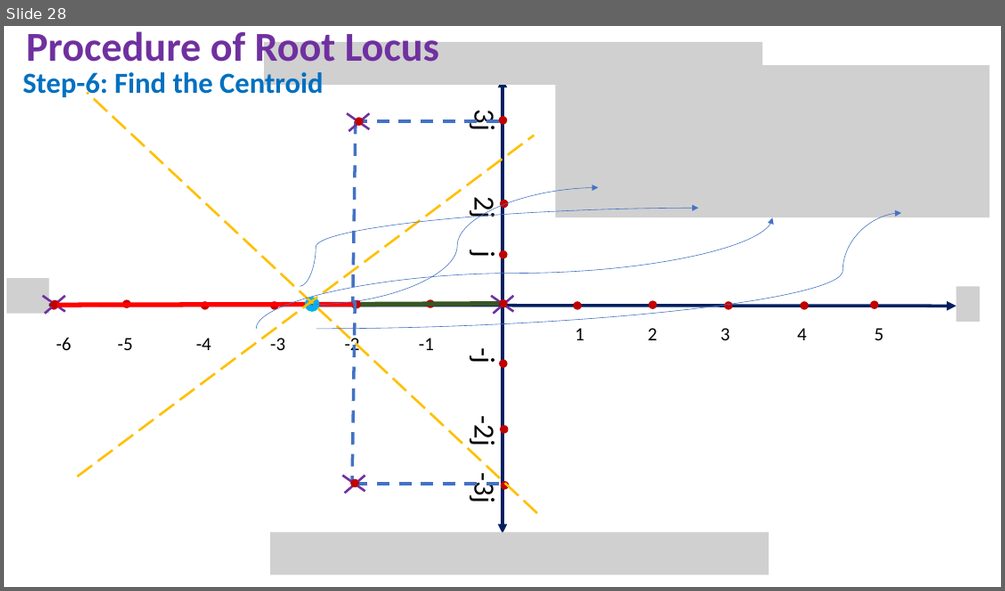
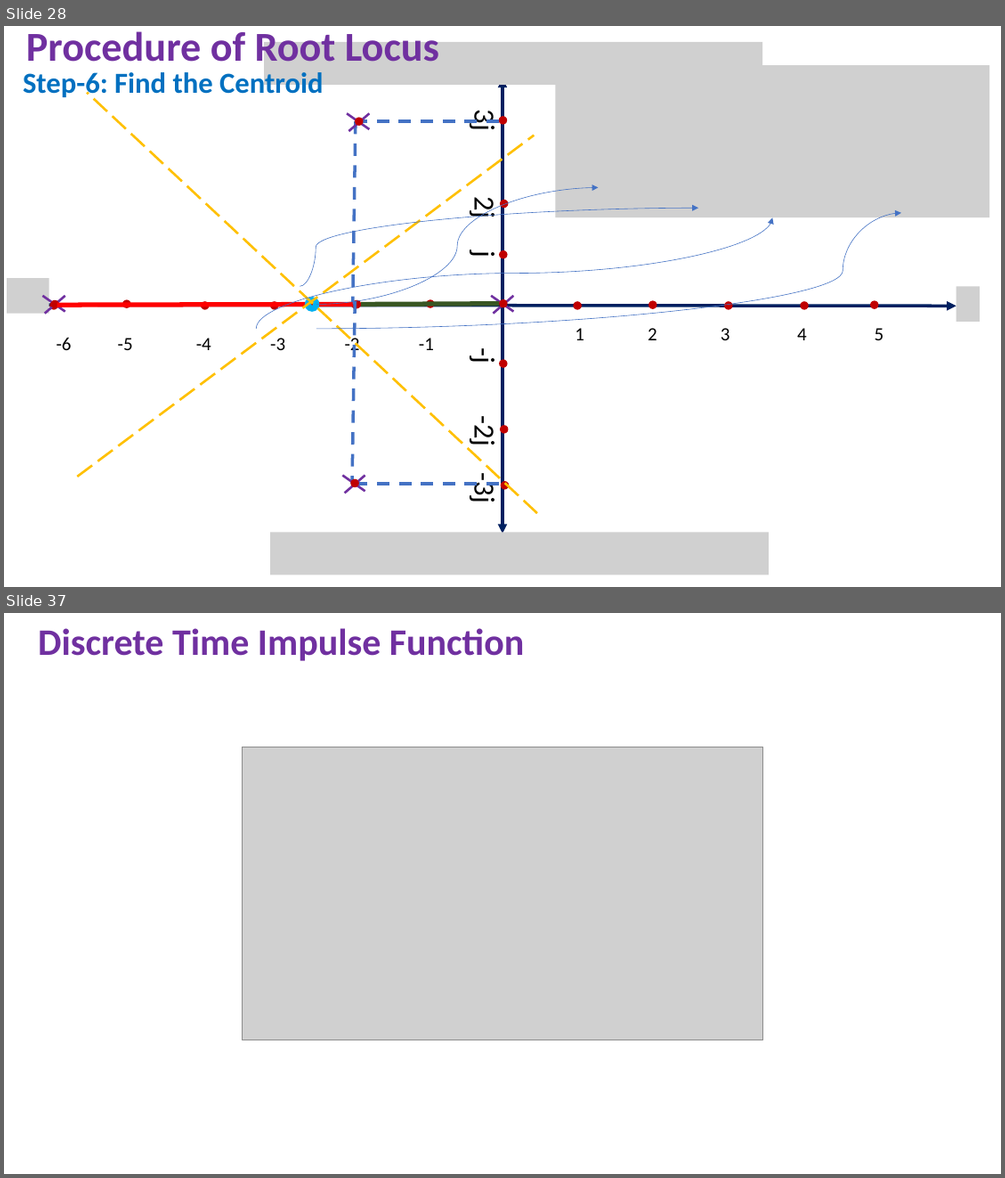
Before and after one commit to niazwazir/LINEAR_CONTROL_SYSTEM, a slide deck: 2_WEEK_LECTURE_LINEAR_CONTROL_SYSTEM.pptx. Shown one above the other, each under a label of ours: slide 28 before the commit, slides 28 and 37 after it; the slides between them are not shown. The pictures are 1005x591 and 1005x1178 pixels, drawn with LibreOffice and Linux fonts; fonts in the diff are those of the drawing; grey boxes stand for pictures. Boxes give left, top, right and bottom in pixels: in the first picture for what was removed or moved away, otherwise in the second. Text is boxed around its words. In the diff, an @@ line names an element or a change of style, - is before the commit and + after.

```diff
--- a/2_WEEK_LECTURE_LINEAR_CONTROL_SYSTEM.pptx
+++ b/2_WEEK_LECTURE_LINEAR_CONTROL_SYSTEM.pptx
@@ slide 37 added at <box>4,613,1001,1174</box>, background #FFFFFF @@
@@ text added at <box>38,628,524,661</box>, 36 pt, text #7030A0, bold @@
+Discrete Time Impulse Function
@@ picture added at <box>243,747,763,1041</box> @@
```
Also in this commit, not shown: 1 slide changed, 24 other slides added.
